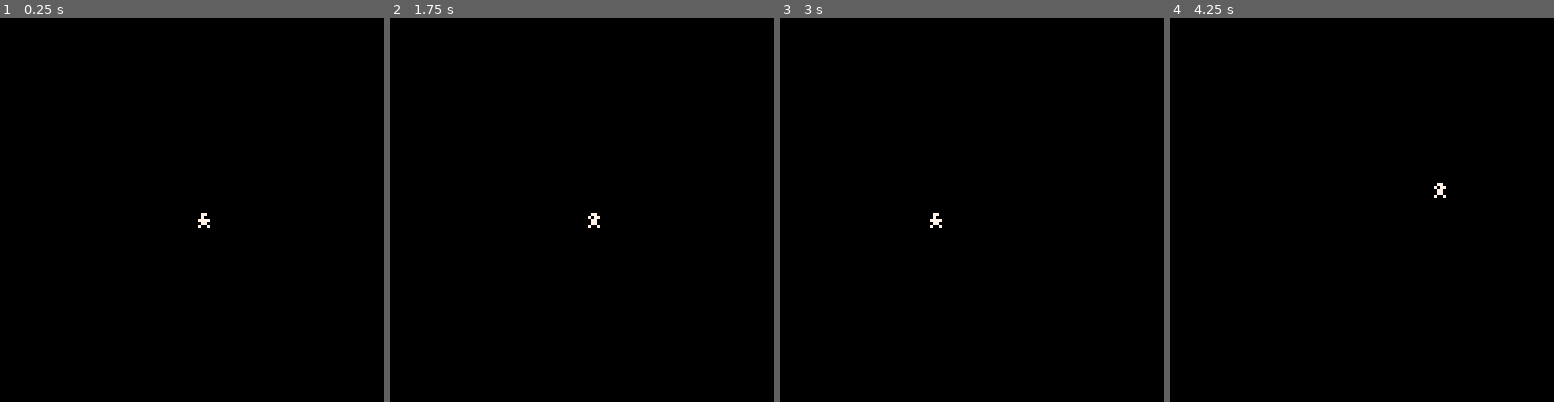
Above: before the commit, frames 1-4 (left to right).
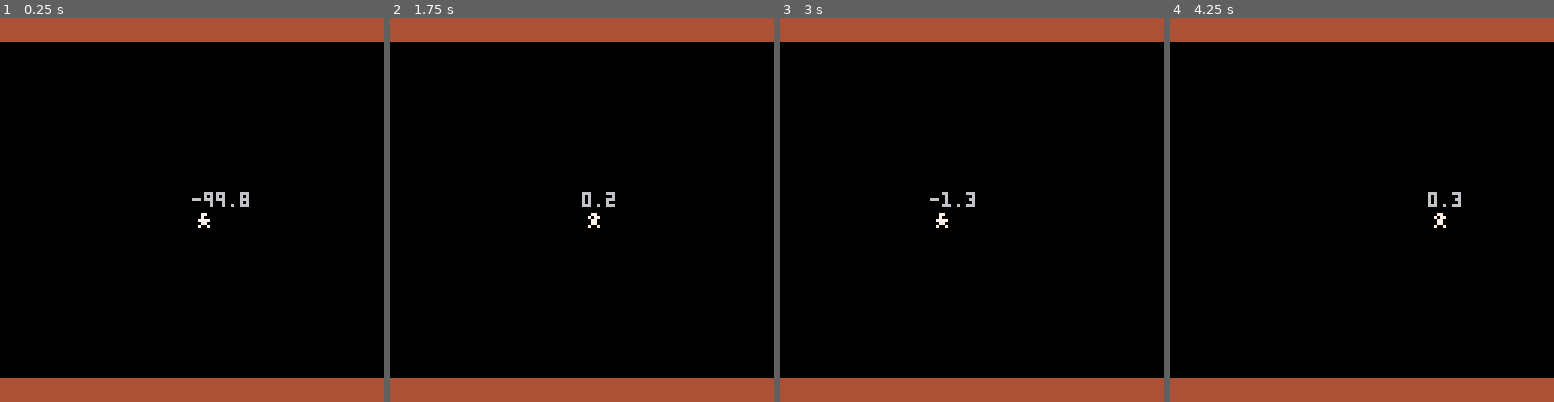
Above: after the commit, the same moments.

Repository: flpvsk/perry
Game: PICO-8 cartridge perry.p8
Two runs of this game, one before a commit and one after it. Both use one fixed random seed, a clock stepped at 60 frames per second and the inputs below.
Inputs:
- Up to frame 1 (0.25 s): no input
- Up to frame 2 (1.75 s): tap O (Z key) at 0.33, 0.7, 1.43 s
- Up to frame 3 (3 s): hold Left 1.97-2.37 s; tap O (Z key) at 2.22 s; hold Down 2.42-2.82 s; hold Right from 2.87 s (still down)
- Up to frame 4 (4.25 s): tap O (Z key) at 3.1, 3.98 s; release Right at 3.53 s; hold Up 3.58-4.08 s; hold Right from 4.13 s (still down)

The runs differ from the first frame. In frame 1, 13% of the frame differs, in the area x 0-100%, y 0-100%; in frame 2, 13%; in frame 3, 13%; in frame 4, 13%.

Commit message:
Map init

Diff:
--- a/perry.p8
+++ b/perry.p8
@@ -8,33 +8,82 @@
 
 function _init()
   perry = {
-    x=64,
-    y=64,
-    xSpeed=2,
-    ySpeed=10
+    position={64, 64},
+    moveSpeed=2,
+    jumpSpeed=10,
+    jumpDuration=10,
+    direction={0, 0},
+    impulse={
+      frame=-1000,
+      start={0, 0},
+      direction={0, 0},
+      speed=0
+    }
   }
   frame = 0
 end
 
 function _update()
   frame += 1
+  local direction = {0, 0}
 
   if btn(0) then
-    perry.x -= perry.xSpeed
+    direction[1] -= 1
   end
 
   if btn(1) then
-    perry.x += perry.xSpeed
-  end
-
-  if btnp(2) then
-    perry.y -= 10
-  end
+    direction[2] += 1
+  end
+
+  if btn(2) then
+    direction[2] -= 1
+  end
+
+  if btn(3) then
+    direction[2] += 1
+  end
+
+  perry.direction = direction
+
+  local isJumping = perry.impulse.frame + perry.jumpDuration > frame
+
+  if (btnp(4) and not isJumping) then
+    direction[2] = 1
+    perry.impulse = {
+      frame=frame,
+      start=perry.position,
+      direction=direction,
+      speed=perry.jumpSpeed
+    }
+    return
+  end
+
+  if btn(0) then
+    perry.position[1] -= perry.moveSpeed
+  end
+
+  if btn(1) then
+    perry.position[1] += perry.moveSpeed
+  end
+
+  if isJumping then
+    local progress = (
+      perry.impulse.frame + perry.jumpDuration - frame
+    ) / perry.jumpDuration
+  end
+
 end
 
 function _draw()
   cls()
-  spr(mod(frame / 8, 2), perry.x, perry.y)
+  map(0, 0, 0, 0)
+
+  local progress = (
+    perry.impulse.frame + perry.jumpDuration - frame
+  ) / perry.jumpDuration
+  local i = perry.impulse
+  print(progress, perry.position[1], perry.position[2] - 6)
+  spr(mod(frame / 8, 2), perry.position[1], perry.position[2])
 end
 
 
@@ -49,3 +98,141 @@
 
 
 
+…(121 lines of a section not shown)…
+__map__
+3030303030303030303030303030303000000000000000000000000000000000000000000000000000000000000000000000000000000000000000000000000000000000000000000000000000000000000000000000000000000000000000000000000000000000000000000000000000000000000000000000000000000000
+0000000000000000000000000000000000000000000000000000000000000000000000000000000000000000000000000000000000000000000000000000000000000000000000000000000000000000000000000000000000000000000000000000000000000000000000000000000000000000000000000000000000000000
+0000000000000000000000000000000000000000000000000000000000000000000000000000000000000000000000000000000000000000000000000000000000000000000000000000000000000000000000000000000000000000000000000000000000000000000000000000000000000000000000000000000000000000
+0000000000000000000000000000000000000000000000000000000000000000000000000000000000000000000000000000000000000000000000000000000000000000000000000000000000000000000000000000000000000000000000000000000000000000000000000000000000000000000000000000000000000000
+0000000000000000000000000000000000000000000000000000000000000000000000000000000000000000000000000000000000000000000000000000000000000000000000000000000000000000000000000000000000000000000000000000000000000000000000000000000000000000000000000000000000000000
+0000000000000000000000000000000000000000000000000000000000000000000000000000000000000000000000000000000000000000000000000000000000000000000000000000000000000000000000000000000000000000000000000000000000000000000000000000000000000000000000000000000000000000
+0000000000000000000000000000000000000000000000000000000000000000000000000000000000000000000000000000000000000000000000000000000000000000000000000000000000000000000000000000000000000000000000000000000000000000000000000000000000000000000000000000000000000000
+0000000000000000000000000000000000000000000000000000000000000000000000000000000000000000000000000000000000000000000000000000000000000000000000000000000000000000000000000000000000000000000000000000000000000000000000000000000000000000000000000000000000000000
+0000000000000000000000000000000000000000000000000000000000000000000000000000000000000000000000000000000000000000000000000000000000000000000000000000000000000000000000000000000000000000000000000000000000000000000000000000000000000000000000000000000000000000
+0000000000000000000000000000000000000000000000000000000000000000000000000000000000000000000000000000000000000000000000000000000000000000000000000000000000000000000000000000000000000000000000000000000000000000000000000000000000000000000000000000000000000000
+0000000000000000000000000000000000000000000000000000000000000000000000000000000000000000000000000000000000000000000000000000000000000000000000000000000000000000000000000000000000000000000000000000000000000000000000000000000000000000000000000000000000000000
+0000000000000000000000000000000000000000000000000000000000000000000000000000000000000000000000000000000000000000000000000000000000000000000000000000000000000000000000000000000000000000000000000000000000000000000000000000000000000000000000000000000000000000
+0000000000000000000000000000000000000000000000000000000000000000000000000000000000000000000000000000000000000000000000000000000000000000000000000000000000000000000000000000000000000000000000000000000000000000000000000000000000000000000000000000000000000000
+0000000000000000000000000000000000000000000000000000000000000000000000000000000000000000000000000000000000000000000000000000000000000000000000000000000000000000000000000000000000000000000000000000000000000000000000000000000000000000000000000000000000000000
+0000000000000000000000000000000000000000000000000000000000000000000000000000000000000000000000000000000000000000000000000000000000000000000000000000000000000000000000000000000000000000000000000000000000000000000000000000000000000000000000000000000000000000
+3030303030303030303030303030303000000000000000000000000000000000000000000000000000000000000000000000000000000000000000000000000000000000000000000000000000000000000000000000000000000000000000000000000000000000000000000000000000000000000000000000000000000000
Not shown, changed: 121 lines of the sprite sheet (__gfx__) section of perry.p8
